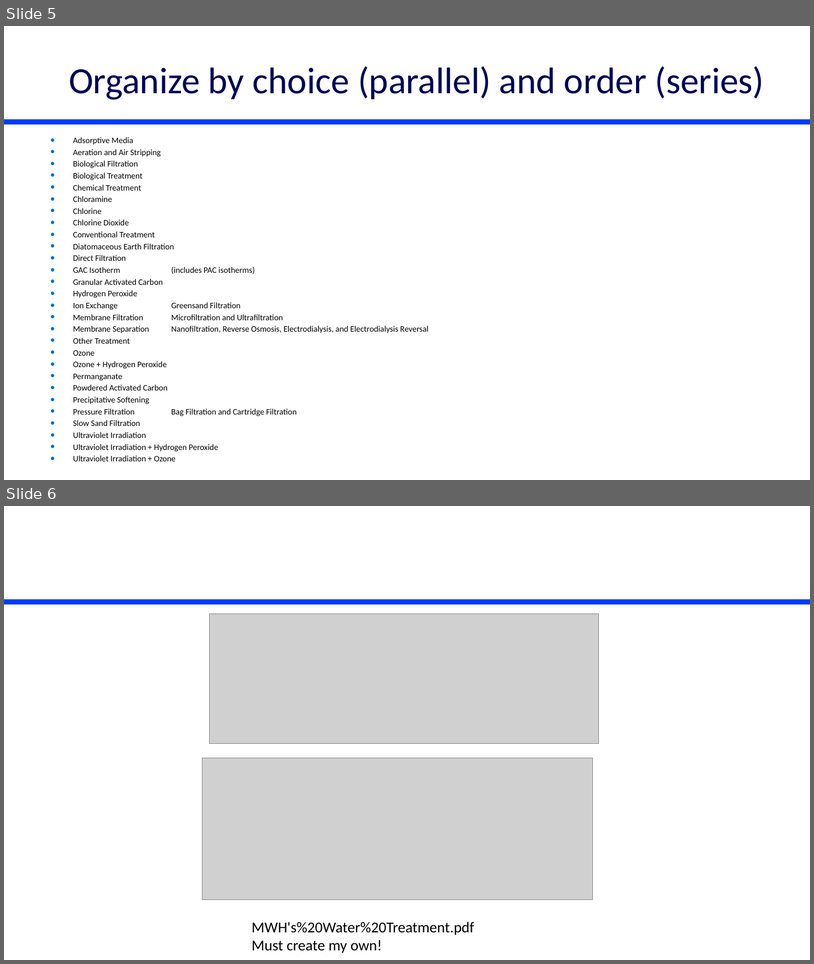
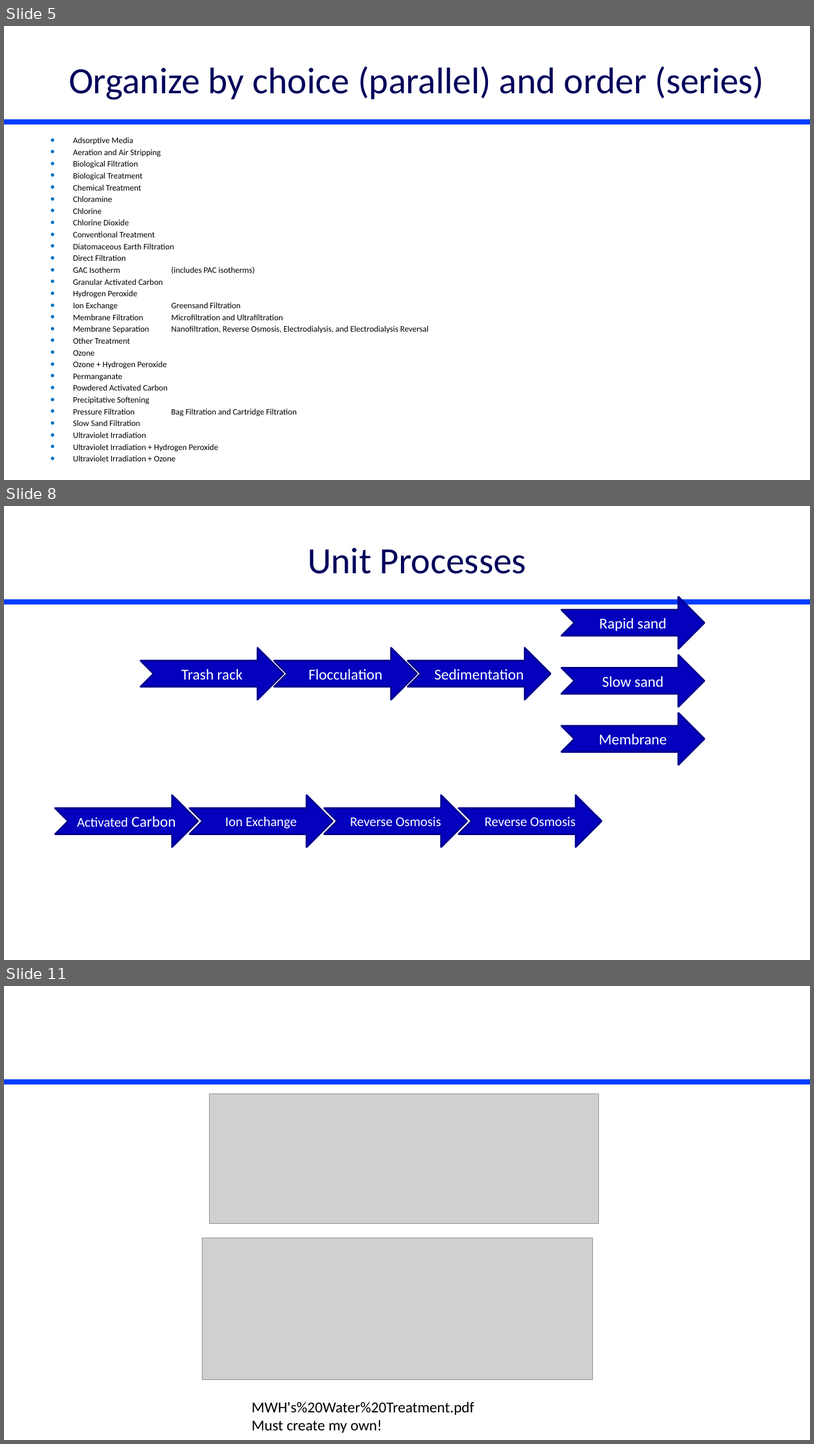
Before and after one commit to monroews/CEE4590, a slide deck: Lectures/Unit Process Selection.pptx. Shown one above the other, each under a label of ours: slides 5 and 6 before the commit, slides 5, 8 and 11 after it; the slides between them are not shown. The pictures are 814x964 and 814x1444 pixels, drawn with LibreOffice and Linux fonts; fonts in the diff are those of the drawing; grey boxes stand for pictures. Boxes give left, top, right and bottom in pixels: in the first picture for what was removed or moved away, otherwise in the second. Text is boxed around its words. In the diff, an @@ line names an element or a change of style, - is before the commit and + after.

```diff
--- a/Lectures/Unit Process Selection.pptx
+++ b/Lectures/Unit Process Selection.pptx
@@ slide 8 added at <box>4,506,810,960</box>, background #FFFFFF; not listed: 1 template element that a slide beside it also shows @@
@@ title added at <box>308,547,527,574</box>, 44 pt, text #00005A @@
+Unit Processes
@@ notched right arrow added at <box>562,597,705,649</box>, fill #0300BE, outline #02008D 2 pt, 18 pt, text #FFFFFF @@
+Rapid sand
@@ notched right arrow added at <box>141,648,284,700</box>, fill #0300BE, outline #02008D 2 pt, 18 pt, text #FFFFFF @@
+Trash rack
@@ notched right arrow added at <box>275,648,417,700</box>, fill #0300BE, outline #02008D 2 pt, 18 pt, text #FFFFFF @@
+Flocculation
@@ notched right arrow added at <box>408,648,551,700</box>, fill #0300BE, outline #02008D 2 pt, 18 pt, text #FFFFFF @@
+Sedimentation
@@ notched right arrow added at <box>562,655,705,707</box>, fill #0300BE, outline #02008D 2 pt, 18 pt, text #FFFFFF @@
+Slow sand
@@ notched right arrow added at <box>562,713,705,765</box>, fill #0300BE, outline #02008D 2 pt, 18 pt, text #FFFFFF @@
+Membrane
@@ notched right arrow added at <box>56,795,198,847</box>, fill #0300BE, outline #02008D 2 pt, 16 pt, text #FFFFFF @@
+Activated Carbon
@@ notched right arrow added at <box>190,795,332,847</box>, fill #0300BE, outline #02008D 2 pt, 16 pt, text #FFFFFF @@
+Ion Exchange
@@ notched right arrow added at <box>324,795,467,847</box>, fill #0300BE, outline #02008D 2 pt, 16 pt, text #FFFFFF @@
+Reverse Osmosis
@@ notched right arrow added at <box>459,795,602,847</box>, fill #0300BE, outline #02008D 2 pt, 16 pt, text #FFFFFF @@
+Reverse Osmosis
@@ what was slide 6 is now slide 11 @@
```
Also in this commit, not shown: 4 other slides added, 1 other file.
